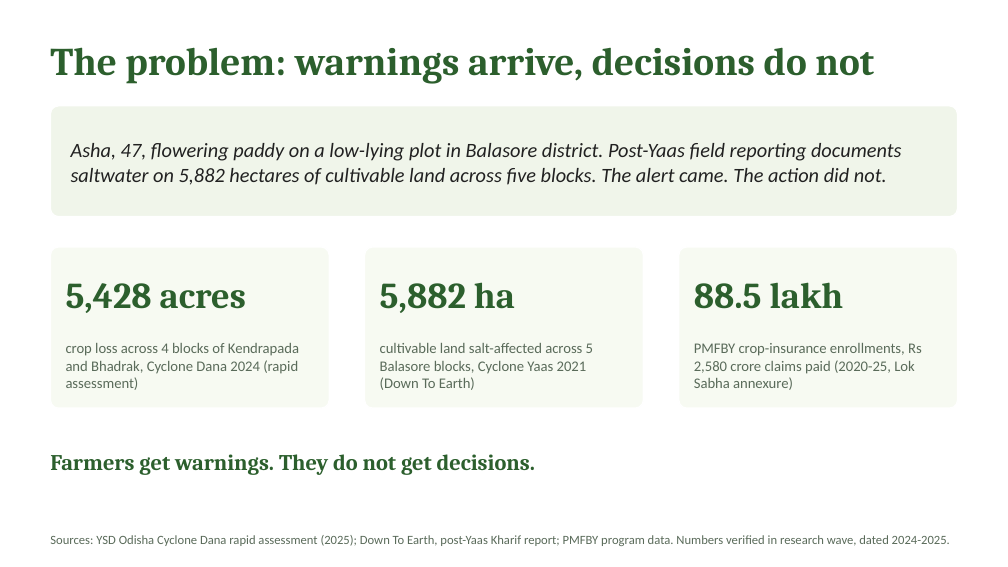
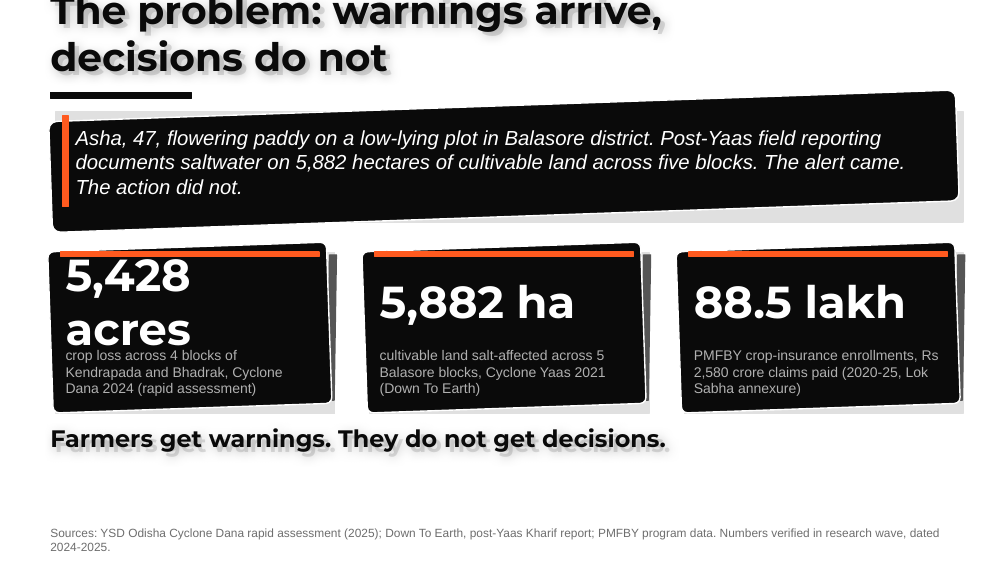
Before and after one commit to harshgounder/craft-n-code, a slide deck: slide 2 of scaffold/deck/KrishiSetu-Round0-20260816.pptx. Drawn at 1008x567 pixels with LibreOffice and Linux fonts; fonts in the diff are those of the drawing. Boxes give left, top, right and bottom in pixels: in the first picture for what was removed or moved away, otherwise in the second. Text is boxed around its words. In the diff, an @@ line names an element or a change of style, - is before the commit and + after.

Commit message:
window-d: T1 deck restyle (black/white/bold/3D, content-identical, 11 slides verified), T2 fresh-eyes audit (16 PASS/10 FLAG, PMFBY resolved by 2fd5c56), T3 submission kit (judge README, zip recipe, 17:20 checklist), EVIDENCE-INDEX em dash + THE-PLAN harness fixed in research-inputs copies

```diff
--- a/scaffold/deck/KrishiSetu-Round0-20260816.pptx
+++ b/scaffold/deck/KrishiSetu-Round0-20260816.pptx
@@ text added at bbox=[50, 0, 666, 73], 28 pt, text #0A0A0A, bold @@
+The problem: warnings arrive, decisions do not
@@ text "The problem: warnings arrive, decisions ..." at bbox=[55, 0, 662, 73]: font Cambria to Montserrat, text colour #2C5F2D to #E0E0E0 @@
@@ rounded rectangle at bbox=[49, 90, 959, 233]: fill #F0F5EA to #0A0A0A; rotation 0 to 358 degrees @@
@@ rectangle added at bbox=[50, 93, 192, 99], fill #0A0A0A, outline #0A0A0A 1 pt @@
@@ rectangle added at bbox=[56, 111, 964, 222], fill #E0E0E0, outline #E0E0E0 1 pt @@
@@ rectangle added at bbox=[62, 116, 69, 207], fill #FF5A1F, outline #FF5A1F 1 pt @@
@@ text "Asha, 47, flowering paddy on ..." at bbox=[76, 130, 905, 195]: font Calibri to Arial, text colour #212121 to #FFFFFF @@
@@ rectangle added at bbox=[56, 252, 336, 413], fill #E0E0E0, outline #E0E0E0 1 pt @@
@@ rectangle added at bbox=[60, 252, 320, 256], fill #FF5A1F, outline #FF5A1F 1 pt @@
@@ parallelogram added at bbox=[328, 255, 337, 400], fill #555555, outline #555555 1 pt @@
@@ rectangle added at bbox=[370, 252, 649, 413], fill #E0E0E0, outline #E0E0E0 1 pt @@
@@ rectangle added at bbox=[375, 252, 634, 256], fill #FF5A1F, outline #FF5A1F 1 pt @@
@@ parallelogram added at bbox=[641, 255, 650, 400], fill #555555, outline #555555 1 pt @@
@@ fill #F7FAF2 to #0A0A0A; proportions changed; rotation 0 to 358 degrees in 3 elements at bbox=[48, 242, 332, 413], bbox=[362, 242, 647, 413], bbox=[676, 242, 960, 413] @@
@@ rectangle added at bbox=[684, 252, 964, 413], fill #E0E0E0, outline #E0E0E0 1 pt @@
@@ rectangle added at bbox=[688, 252, 948, 256], fill #FF5A1F, outline #FF5A1F 1 pt @@
@@ parallelogram added at bbox=[956, 255, 965, 400], fill #555555, outline #555555 1 pt @@
@@ size 26 to 32 pt, font Cambria to Montserrat, text colour #2C5F2D to #FFFFFF in 3 elements at bbox=[66, 248, 191, 355], bbox=[380, 284, 576, 325], bbox=[694, 284, 907, 319] @@
@@ size 10.5 to 10 pt, font Calibri to Arial, text colour #5A6B5A to #B0B0B0 in 3 elements at bbox=[66, 350, 282, 396], bbox=[380, 350, 606, 396], bbox=[694, 350, 939, 396] @@
@@ text added at bbox=[50, 425, 671, 452], 17 pt, text #0A0A0A, bold @@
+Farmers get warnings. They do not get decisions.
@@ text "Farmers get warnings. They do ..." at bbox=[55, 425, 666, 452]: size 16 to 17 pt, font Cambria to Montserrat, text colour #2C5F2D to #E0E0E0 @@
@@ text "Sources: YSD Odisha Cyclone Dana ..." at bbox=[50, 528, 940, 551]: size 9 to 8.5 pt, font Calibri to Arial, text colour #5A6B5A to #6E6E6E @@
```
Also in this commit, not shown: 10 other slides changed, 8 other files.
